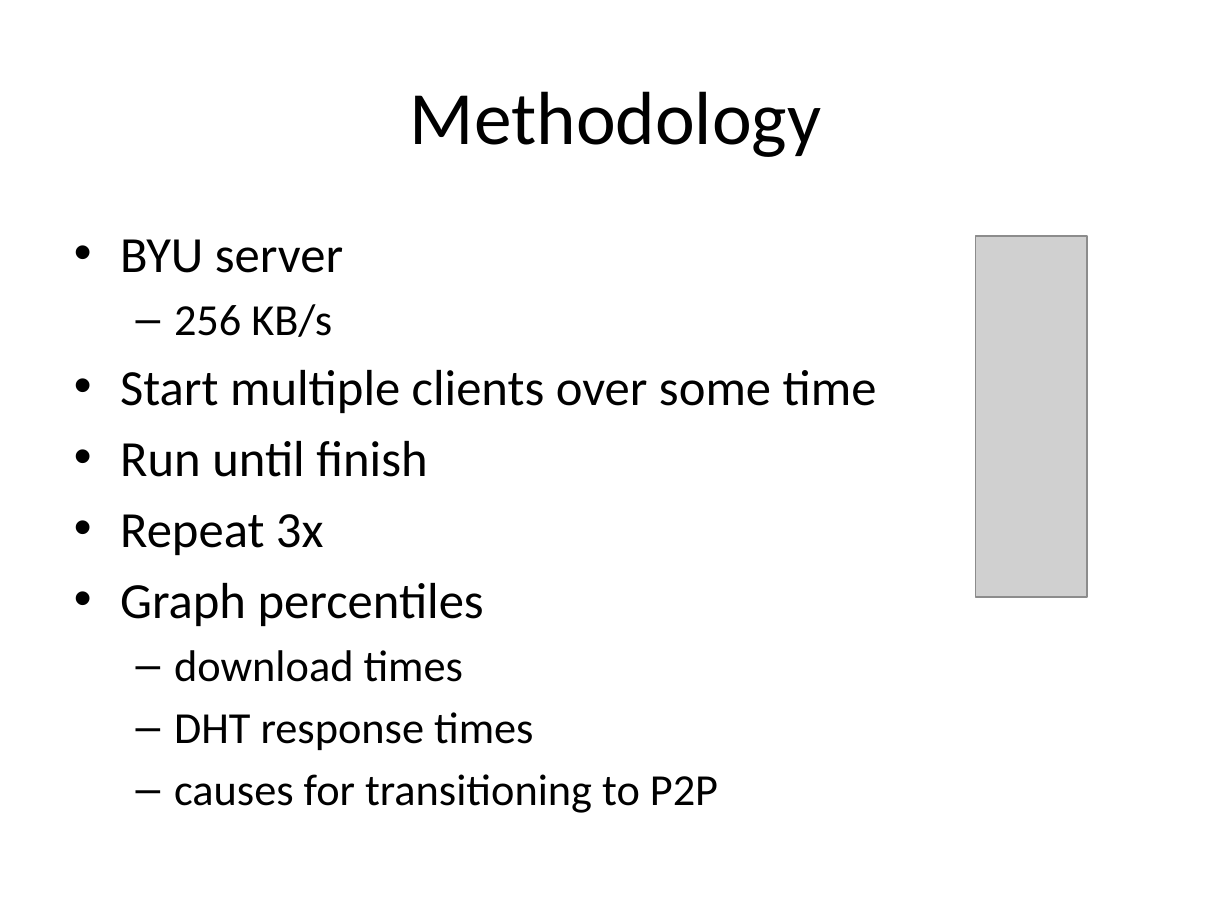
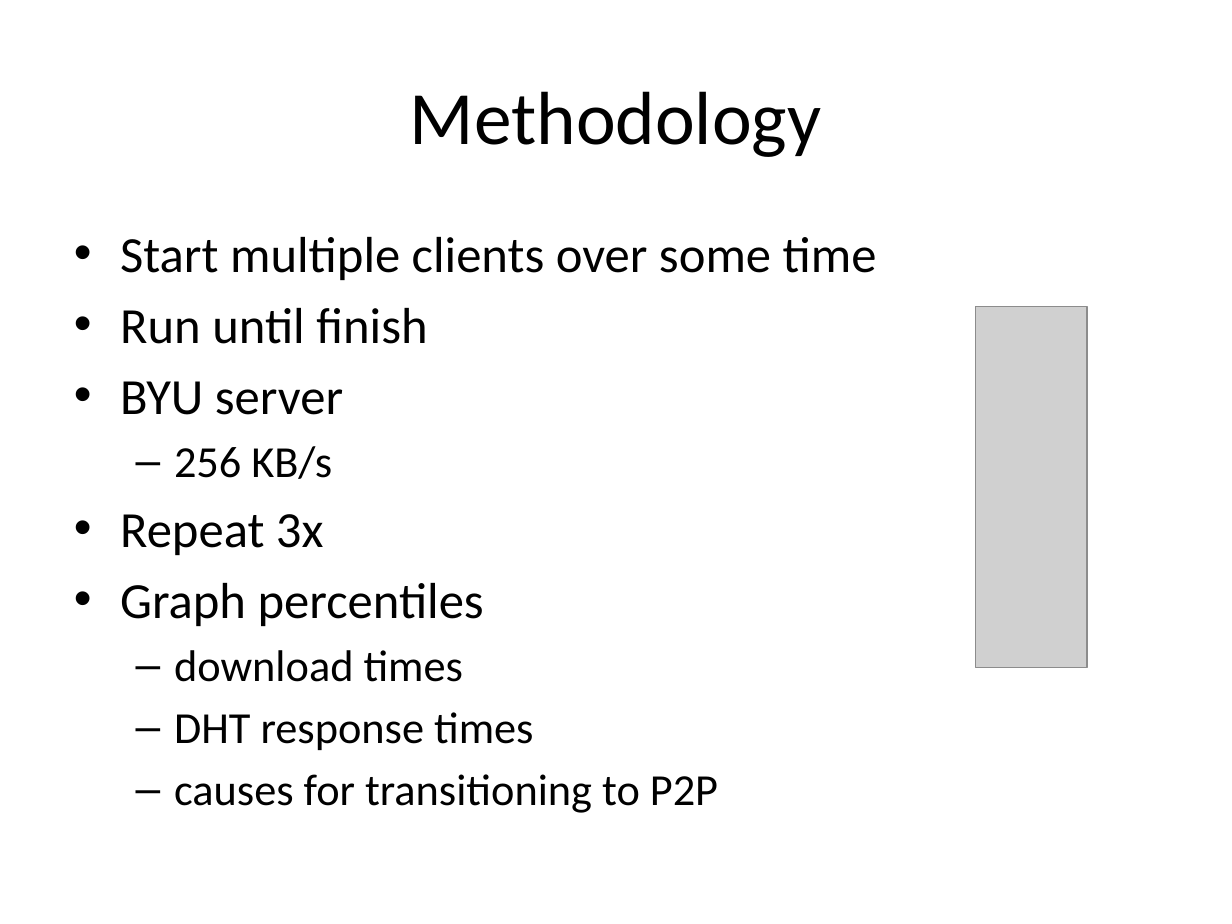
Before and after one commit to rdp/p2pwebclient, a slide deck: slide 18 of thesis_presentation/How to Make the Internet Faster.pptx. Drawn at 1232x924 pixels with LibreOffice and Linux fonts; fonts in the diff are those of the drawing; grey boxes stand for pictures. Boxes give left, top, right and bottom in pixels: in the first picture for what was removed or moved away, otherwise in the second. Text is boxed around its words. In the diff, an @@ line names an element or a change of style, - is before the commit and + after.

```diff
--- a/thesis_presentation/How to Make the Internet Faster.pptx
+++ b/thesis_presentation/How to Make the Internet Faster.pptx
@@ text at (120,237,877,344): paragraphs added @@
+• Start multiple clients over some time
+• Run until finish
@@ picture: place and size @@
-picture at (976,237,1088,598)
+picture at (976,307,1088,668)
@@ text at (120,370,877,477): paragraphs removed @@
-• Start multiple clients over some time
-• Run until finish
```
Also in this commit, not shown: 4 other slides changed, 1 other file.
